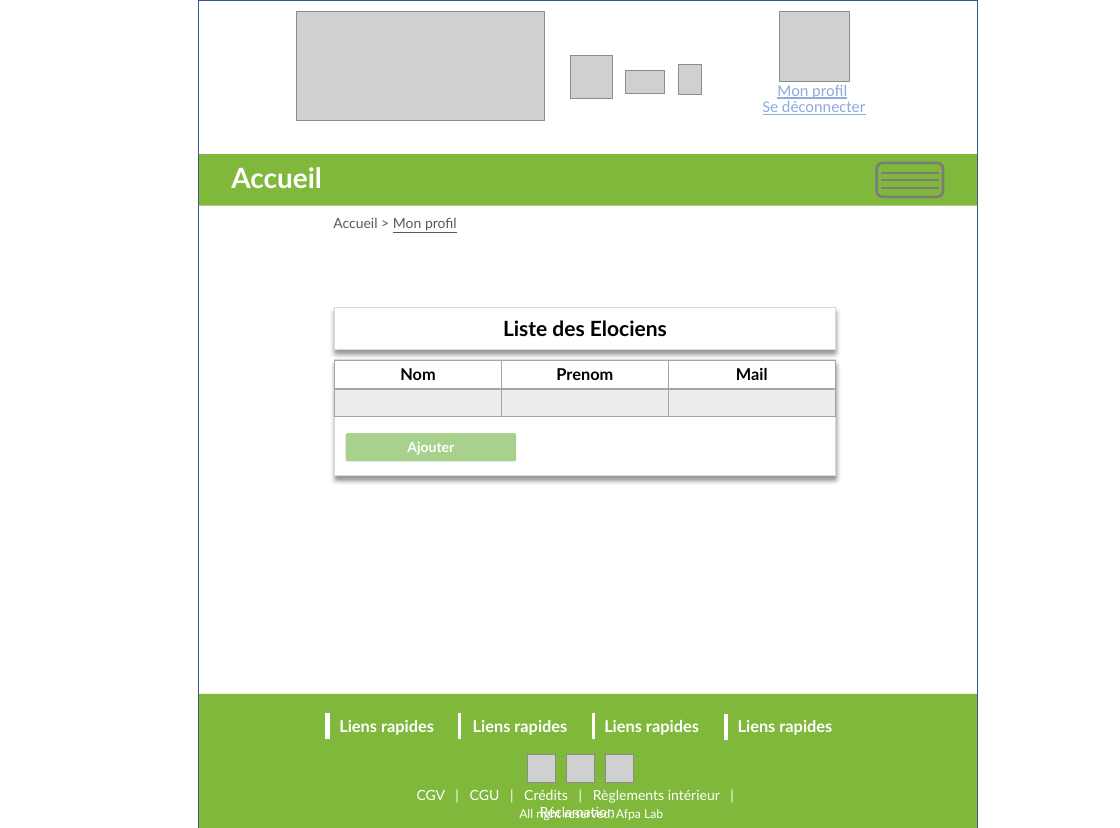
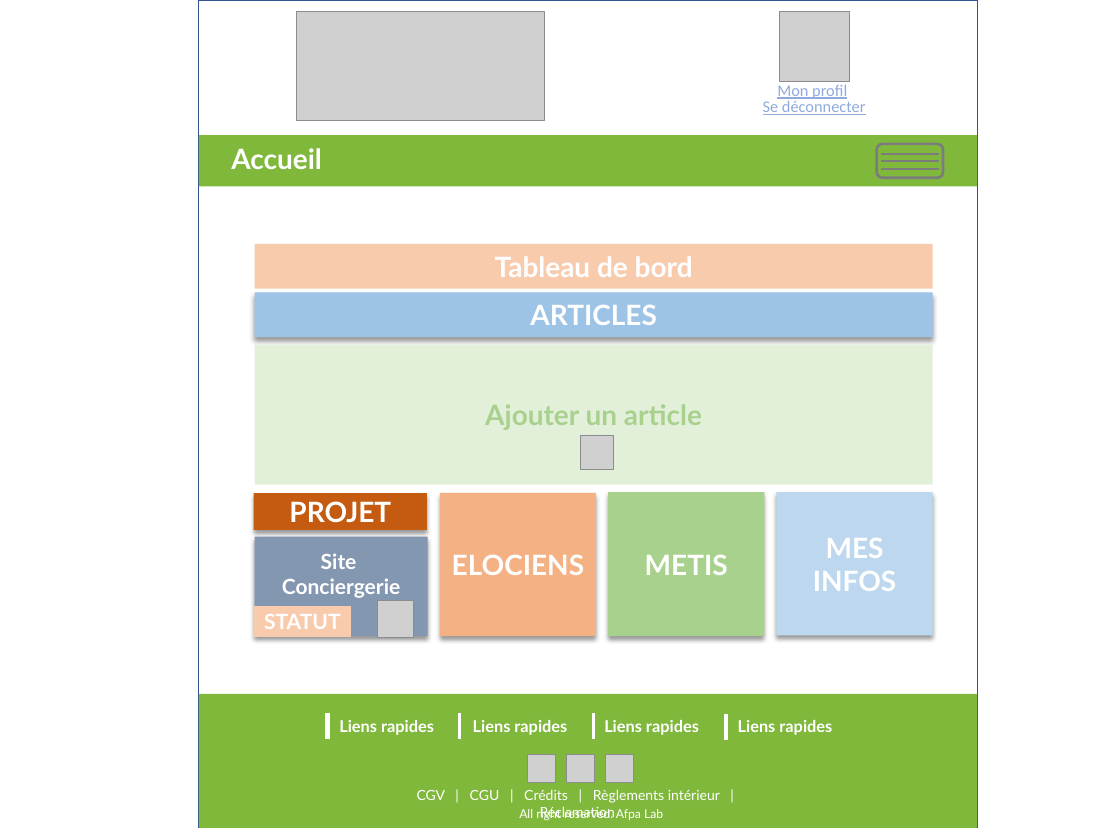
Before and after one commit to SAMTHP/TP_AFPAA, a slide deck: slide 9 of PROJET ELOCE/Mockup.pptx (slide 18 before the commit). Drawn at 1120x828 pixels with LibreOffice and Linux fonts; fonts in the diff are those of the drawing; grey boxes stand for pictures; background and template pictures are left out. Boxes give left, top, right and bottom in pixels: in the first picture for what was removed or moved away, otherwise in the second. Text is boxed around its words. In the diff, an @@ line names an element or a change of style, - is before the commit and + after.

```diff
--- a/PROJET ELOCE/Mockup.pptx
+++ b/PROJET ELOCE/Mockup.pptx
@@ picture removed at box(571, 55, 613, 98) @@
@@ picture removed at box(626, 71, 665, 93) @@
@@ picture removed at box(678, 65, 701, 94) @@
@@ 3 lines, 1 text, 1 rectangle, 1 rounded rectangle: place and size @@
-3 lines, 1 text, 1 rectangle, 1 rounded rectangle at box(199, 155, 978, 206)
+3 lines, 1 text, 1 rectangle, 1 rounded rectangle at box(199, 135, 978, 187)
@@ text removed at box(333, 218, 457, 231) @@
-Accueil > Mon profil
@@ rectangle added at box(255, 245, 933, 289), fill #F8CBAD, 24 pt, text #FFFFFF, bold @@
+Tableau de bord
@@ rectangle added at box(255, 292, 933, 337), fill #9DC3E6, 24 pt, text #FFFFFF, bold @@
+ARTICLES
@@ rectangle removed at box(335, 308, 836, 350) @@
-Liste des Elociens
@@ rectangle added at box(255, 345, 933, 486), fill #E2F0D9, 24 pt, text #A9D18E, bold @@
+Ajouter un article
@@ rectangle removed at box(335, 360, 836, 476) @@
@@ table removed at box(335, 361, 836, 418), 2 rows, 3 columns @@
-Nom | Prenom | Mail
- |  | 
@@ rounded rectangle removed at box(346, 434, 517, 462) @@
-Ajouter
@@ picture added at box(581, 436, 614, 470) @@
@@ rectangle added at box(254, 493, 427, 530), fill #C55A11, 24 pt, text #FFFFFF, bold @@
+PROJET
@@ rectangle added at box(440, 493, 597, 637), fill #F4B183, 24 pt, text #FFFFFF, bold @@
+ELOCIENS
@@ rectangle added at box(608, 492, 765, 636), fill #A9D18E, 24 pt, text #FFFFFF, bold @@
+METIS
@@ rectangle added at box(776, 492, 933, 636), fill #BDD7EE, 24 pt, text #FFFFFF, bold @@
+MES INFOS
@@ rectangle added at box(255, 537, 428, 636), fill #8497B0, 18 pt, text #FFFFFF, bold @@
+Site
+Conciergerie
@@ rectangle added at box(254, 607, 351, 638), fill #F8CBAD, 18 pt, text #FFFFFF, bold @@
+STATUT
@@ picture added at box(377, 602, 413, 638) @@
```
Also in this commit, not shown: 7 other slides changed, 4 slides added, 16 slides removed, 3 other files.
